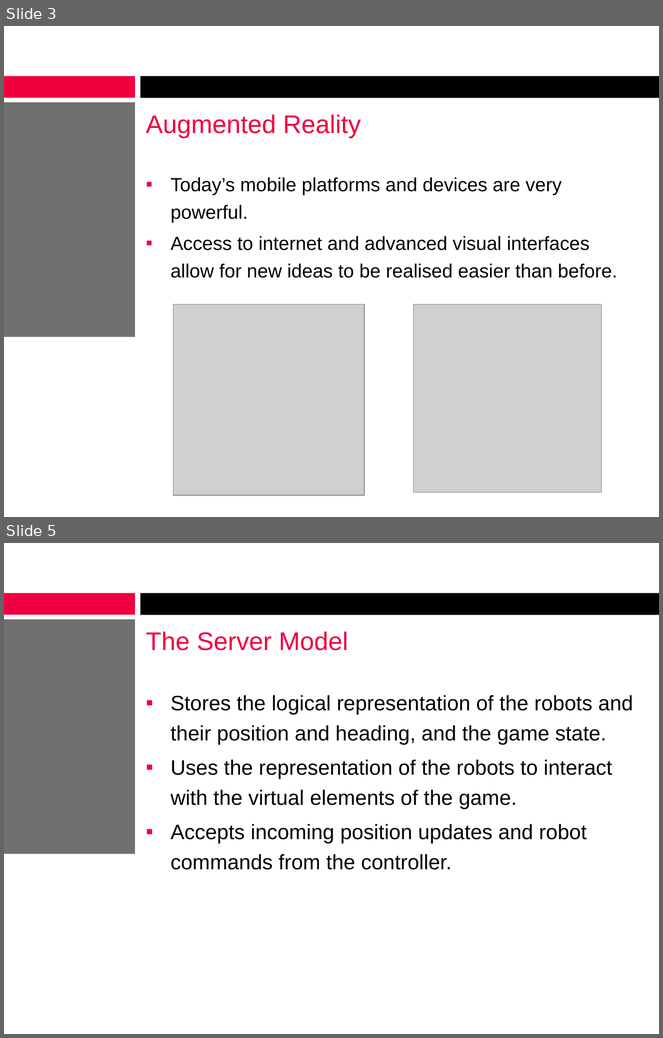
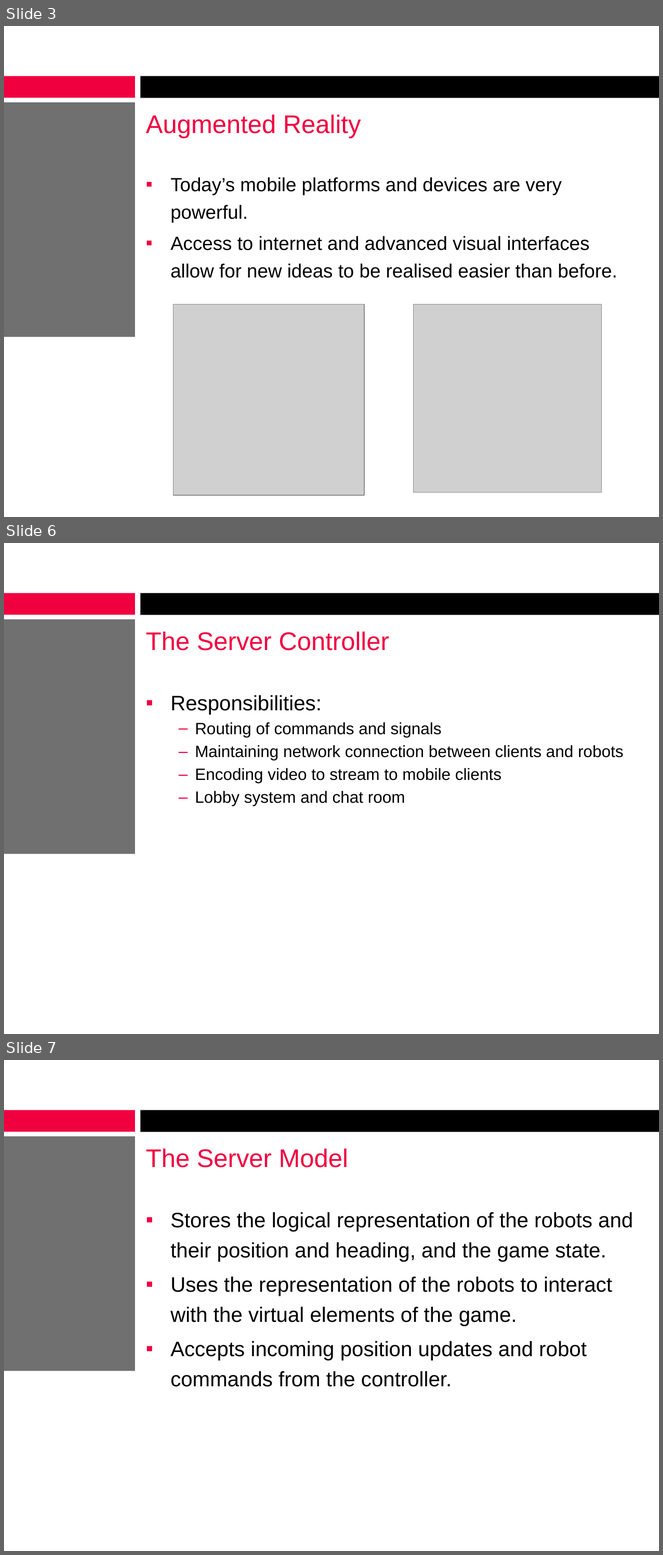
Before and after one commit to alexcraig/RoboWars, a slide deck: docs/presentation_slides/RoboWarsPresentation_AlexDinardo.pptx. Shown one above the other, each under a label of ours: slides 3 and 5 before the commit, slides 3, 6 and 7 after it; the slides between them are not shown. The pictures are 663x1038 and 663x1555 pixels, drawn with LibreOffice and Linux fonts; fonts in the diff are those of the drawing; grey boxes stand for pictures; background and template pictures are left out. Boxes give left, top, right and bottom in pixels: in the first picture for what was removed or moved away, otherwise in the second. Text is boxed around its words. In the diff, an @@ line names an element or a change of style, - is before the commit and + after.

```diff
--- a/docs/presentation_slides/RoboWarsPresentation_AlexDinardo.pptx
+++ b/docs/presentation_slides/RoboWarsPresentation_AlexDinardo.pptx
@@ slide 6 added at (4,543,659,1034), background #FFFFFF; not listed: 3 template elements that a slide beside it also shows @@
@@ title added at (146,631,389,651), 28 pt, text #F10040 @@
+The Server Controller
@@ text added at (170,695,623,806), 18 pt, text #000000 @@
+▪ Responsibilities:
+  – Routing of commands and signals
+  – Maintaining network connection between clients and robots
+  – Encoding video to stream to mobile clients
+  – Lobby system and chat room
@@ what was slide 5 is now slide 7 @@
```
Also in this commit, not shown: 3 slides changed, 1 other slide added.
